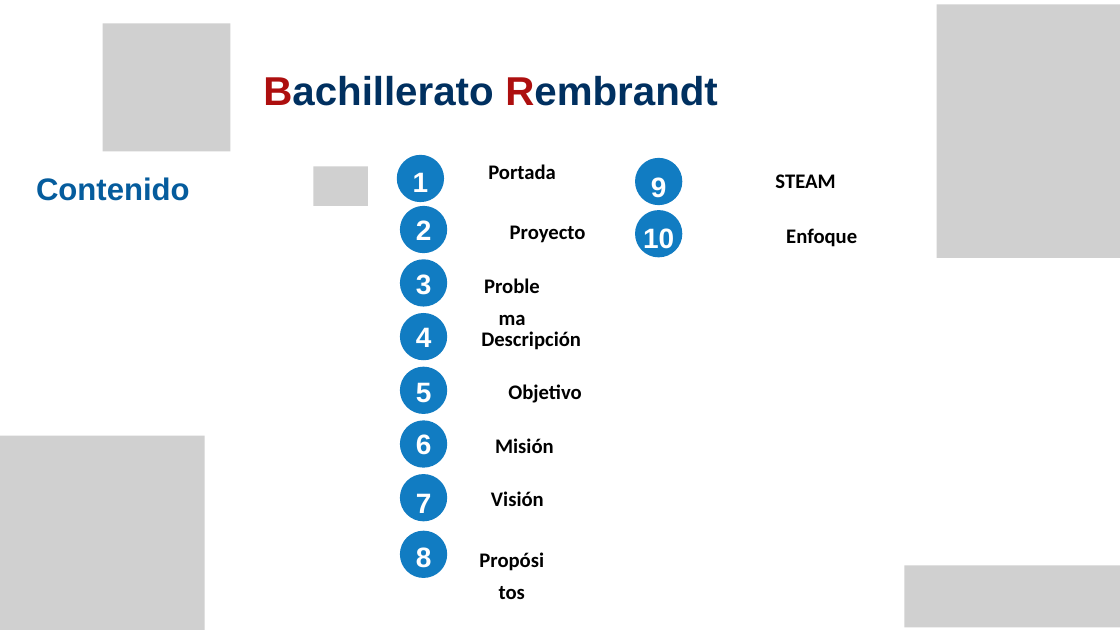
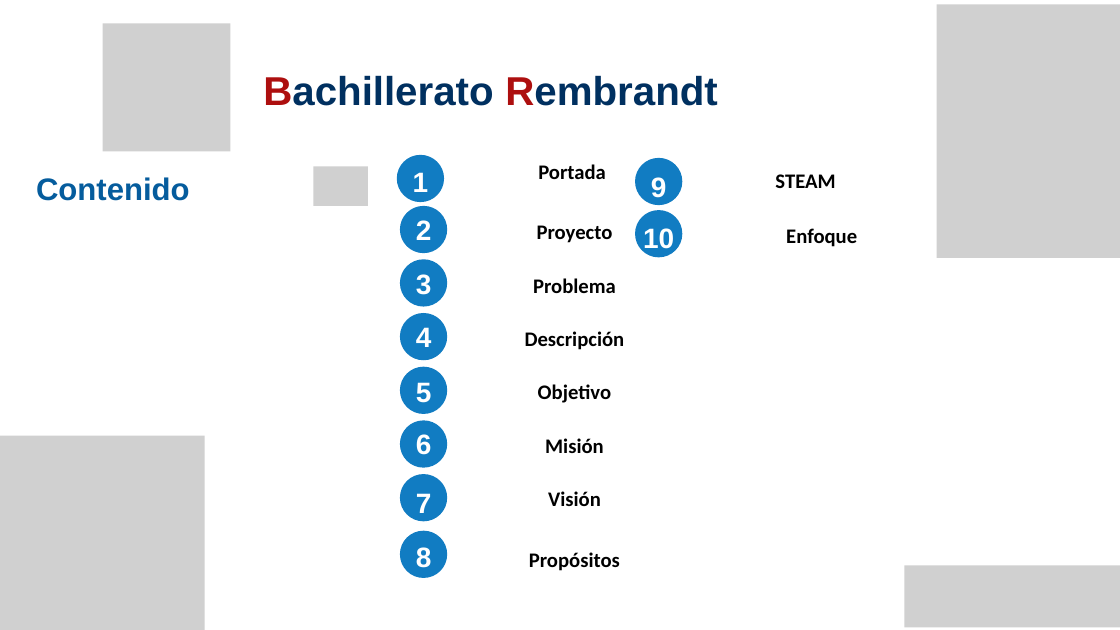
Before and after one commit to ejercitopalomazi9111-arch/mazi-central, a slide deck: slide 3 of fadori/presentacion/Fadori-STEAM.pptx. Drawn at 1120x630 pixels with LibreOffice and Linux fonts; fonts in the diff are those of the drawing; grey boxes stand for pictures. Boxes give left, top, right and bottom in pixels: in the first picture for what was removed or moved away, otherwise in the second. Text is boxed around its words. In the diff, an @@ line names an element or a change of style, - is before the commit and + after.

```diff
--- a/fadori/presentacion/Fadori-STEAM.pptx
+++ b/fadori/presentacion/Fadori-STEAM.pptx
@@ text "Portada" moved from (x1=488, y1=164, x2=556, y2=179) to (x1=538, y1=164, x2=606, y2=179) @@
@@ text "Proyecto" moved from (x1=510, y1=225, x2=586, y2=243) to (x1=537, y1=225, x2=613, y2=243) @@
@@ text "Problema" rewrapped from (x1=479, y1=265, x2=544, y2=296) to (x1=533, y1=278, x2=616, y2=293) @@
@@ text "Descripción" moved from (x1=481, y1=331, x2=581, y2=350) to (x1=525, y1=331, x2=625, y2=350) @@
@@ text "Objetivo" moved from (x1=508, y1=384, x2=581, y2=403) to (x1=538, y1=384, x2=611, y2=403) @@
@@ text "Misión" moved from (x1=495, y1=438, x2=554, y2=453) to (x1=545, y1=438, x2=604, y2=453) @@
@@ text "Visión" moved from (x1=491, y1=491, x2=544, y2=506) to (x1=548, y1=491, x2=601, y2=506) @@
@@ text "Propósitos" rewrapped from (x1=476, y1=539, x2=548, y2=570) to (x1=529, y1=552, x2=620, y2=571) @@
```
Also in this commit, not shown: 18 other slides changed, 5 other files.
